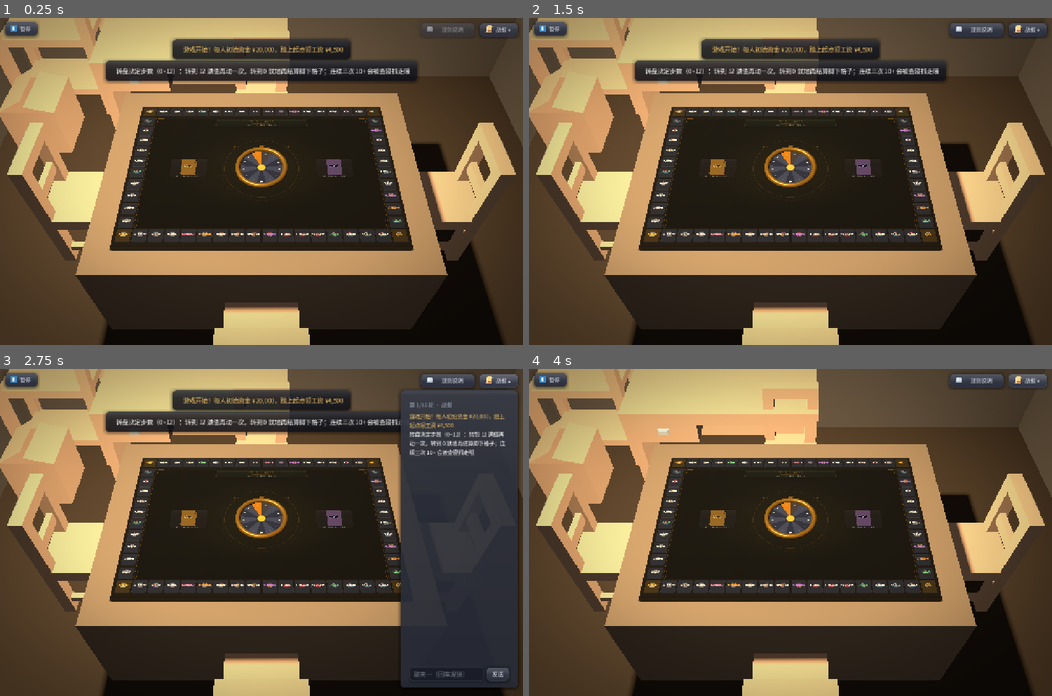
Above: before the commit, frames 1-4 (two rows, left to right).
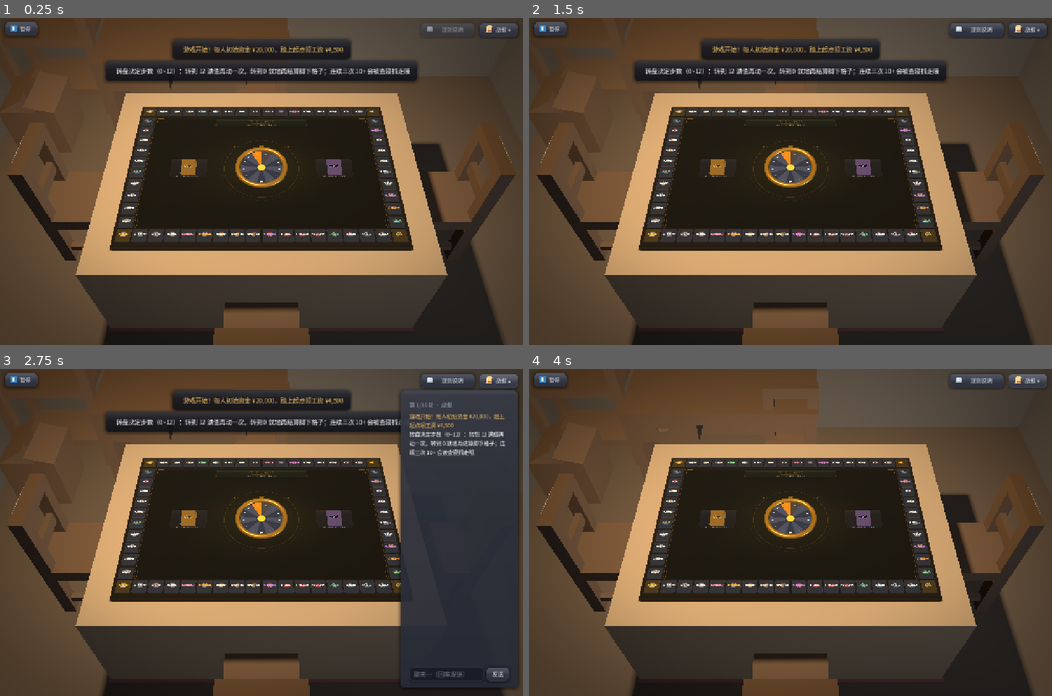
Above: after the commit, the same moments.

Repository: Lousync/dorm-monopoly
Game: Godot game, scene res://scenes/game.tscn
Two runs of this game, one before a commit and one after it. Both use one fixed random seed, a clock stepped at 60 frames per second and the inputs below. This scene is started directly instead of the project's main scene.
Inputs (mouse positions are in pixels of both pictures, inside the frame that each line leads up to):
- Up to frame 1 (0.25 s): no input
- Up to frame 2 (1.5 s): click "暂停" at 0.5 s; click "▶ 继续游戏" at 1.25 s
- Up to frame 3 (2.75 s): click "战报 ▾" at 2 s
- Up to frame 4 (4 s): click (973, 673) at 2.77 s; type "12" at 2.85 s; click "战报 ▴" at 3.5 s

The runs differ from the first frame. In frame 1, 20% of the frame differs, in the area x 0-99%, y 0-100%; in frame 2, 20%; in frame 3, 17%; in frame 4, 24%.
Error in both runs: Out of bounds get index '0' (on base: 'Array') (res://scripts/game.gd:2026)

Commit message:
3D 房间材质与光照收口：家具/椅子换暗木材质 + 桌下地毯 + 不投影的冷补光
Task 7 判图发现"取景合格、材质不合格"：Kenney 那批 .glb 是零贴图的纯平奶白
（baseColorFactor 0.896/0.602/0.393），而屋子是暗木地板 + 灰墙、桌面那圈木纹还带
贴图 ⇒ 家具成了画面里最亮、最没质感的东西，读作"没上材质的占位块"。

- 家具 / 椅子：_paint() 逐个几何实例刷 material_override（不过继，与 _no_shadow
  同一走法），换成与地板同族的暗木调 0.34/0.27/0.21（roughness 0.88 / metallic 0）。
  实测"被照亮的 albedo"比值 0.644（换回奶白是 1.49）⇒ 不再是画面里最亮的东西。
- 墙面压暗 0.42/0.40/0.38 → 0.30/0.285/0.27：家具压暗之后它是画里最亮的平色板，
  而房间在暗环境里、墙一亮就假。不加贴图（22×19.7 的墙上只会变噪点）。
- 桌下地毯 rugRectangle.glb：挂 Room/Rug（不能挂 Furniture —— 那三条断言按它逐件量
  左半侧 / 木桌远边之外 / 两两不相交），尺寸由 _table_half + RUG_MARGIN(0.10) 反算，
  四周离椅子脚印各留 0.05。自带两块材质（面 / 边）按面 set_surface_override_material
  压暗 —— material_override 会把两个面盖成同一个色。
- 不投影的弱补光 Room/FillLight：OmniLight3D（照度尺子只认 omni，换平行光就没人量得动
  它了）放在近侧偏右、高度 0.5（桌面法线朝上 ⇒ 桌面 N·L≈0，竖直的墙 N·L≈1）⇒ 光主要
  落在墙上。实测桌面贡献 0.0494（吊灯直射那份的 6%）。
- layout_test：光线契约从"只有一盏灯"改成"只有一处投影源"；新增"补光对桌面的照度贡献
  ≤ FILL_ON_TABLE_MAX"（0.08，由实测 0.0494 定档）、"家具不再是画面里最亮的东西"
  （FURN_LIT_RATIO_MAX 0.85）、"补光是 OmniLight3D"、地毯四条。每条都变红验证过。
  玩法一行未动（game.gd 未碰）。

Diff:
--- a/scripts/room.gd
+++ b/scripts/room.gd
@@ -1,6 +1,6 @@
 class_name GameRoom
 extends Node3D
-## 3D 房间（一期）：天花板 / 地板 / 四面墙 / 家具 / 四把椅子与名牌 / 吊灯可见几何 / 补光。
+## 3D 房间（一期）：天花板 / 地板 / 四面墙 / 家具 / 四把椅子与名牌 / 地毯 / 补光。
 ##
 ## **只摆位与长相，不碰玩法** —— 与 `table_props.gd` 同一条纪律。
 ## **房间不是对称的**（一期 Task 7 起）：**远半侧**（`z ∈ [-ROOM_D/2, 桌心]`）是玩家看得见的那间屋子，
@@ -9,6 +9,7 @@
 ## 详见 `ROOM_NEAR_EXTRA` 那段。
 ## **一律不投影**：那盏吊灯是全场唯一投影源（见 `table_3d.LAMP_LIGHT_POS`），
 ## 房间多一个投影物件就多一张阴影图，性能与氛围两头不讨好。
+## **补光也不投影**：它是"只有一处投影源"那条契约的另一半（见 `FILL_LIGHT_POS` 那段）。
 ##
 ## 总开关 `ROOM_ENABLED`：置 false 就整层不建，回到"只有桌子"的样子。
 ## 这是本期的保命开关 —— 房间出任何问题都可以先关掉它，不影响对局。
@@ -113,6 +114,37 @@
 var _wall_mat: StandardMaterial3D
 var _floor_mat: StandardMaterial3D
 var _ceil_mat: StandardMaterial3D
+## 家具 / 椅子 / 地毯的材质（**一期 Task 8 Step 0**）。`.glb` 自带的纯平色由
+## `material_override` 整片换掉（见 `_paint` 与 `FURN_ALBEDO`）。
+var _furn_mat: StandardMaterial3D
+
+## ---- 家具与椅子的材质（一期 Task 8 Step 0）----
+##
+## **病因（Task 7 出图实证）**：Kenney 那批 `.glb` 是**零贴图的纯平色**（Task 1 已证），
+## 椅子 / 书桌 / 书架的 `baseColorFactor` 是 `0.896, 0.602, 0.393`（一层奶白偏橘）——
+## 而屋子是**暗木地板 + 灰墙**、桌面那圈木纹还**带贴图**。⇒ 家具成了画面里
+## **最亮、最没质感**的东西，读作"没上材质的占位块"，把画面挤满。
+##
+## **做法**：换成与 `_floor_mat` **同族**的暗木调（同一张 `wood_floor.jpg`），
+## `roughness = 0.88` / `metallic = 0`（`_lit_mat` 里那两条，与地板 / 墙同一档）。
+##
+## **判据（可执行，`layout_test` 钉着）**：**家具的"被照亮的 albedo"必须比桌面暗** ——
+## 同一把照度代理式算出来：`albedo 亮度 × 照度(家具形心) ≤ FURN_LIT_RATIO_MAX × albedo 亮度 × 照度(桌面最暗角)`。
+## 取值 `0.34, 0.27, 0.21`（亮度 **0.281**，对照：换之前的奶白 `0.896/0.602/0.393` 亮度 **0.649**、
+## 木纹外框 `0.62/0.55/0.46` 亮度 **0.558**）⇒ 实测比值 **0.644**；
+## **把材质换回奶白那一档，这一条立刻红**（实测 1.49 — 见 task-8-report 的变红验证表）。
+##
+## **为什么不是更暗**（一度取过 `0.26/0.20/0.16`，实测比值 0.482）：出图比对过两档，
+## 更暗那档在**远端**那张图里家具快与地板糊成一片、读不出是件家具。`0.34/0.27/0.21`
+## 仍是**暗木调**（亮度只有木桌的一半）、仍稳稳压在家具"不许是最亮的东西"那条线之下，
+## 但书桌 / 书架 / 椅背的**形**看得出来了 —— "像样"卡的是这条。
+const FURN_ALBEDO := Color(0.34, 0.27, 0.21)
+## 墙面（`_wall_mat`）。**一期 Task 8 Step 0：0.42/0.40/0.38 → 0.30/0.285/0.27**。
+## 原值在"家具也是奶白"的年代不显眼；家具压暗之后它就是画面里最亮的一面平色板 ——
+## 而**房间在暗环境里，墙一亮就假**（设计 §五 那条）。压到与家具同族的中性暗灰就够，
+## **不再加贴图**：墙上有补光打出的明暗（见 `FILL_LIGHT_POS`），一块压暗的平色板读得出层高，
+## 而加一份"极轻的贴图"在 22 × 19.7 的墙面上只会变成噪点。
+const WALL_ALBEDO := Color(0.30, 0.285, 0.27)
 
 func _make_materials() -> void:
 	_floor_mat = _lit_mat(Color(0.30, 0.26, 0.22), "res://assets/textures/wood_floor.jpg")
@@ -120,8 +152,14 @@
 	# **地板自己的尺寸**算，否则地板一长、木条被拉长 1.28×（`_lit_mat` 里那份是按
 	# `ROOM_W`/`ROOM_D` 写的，那里服务的是墙 / 天花板 —— 它们不带贴图，无所谓）。
 	_floor_mat.uv1_scale = Vector3(ROOM_W / 3.0, (ROOM_D + ROOM_NEAR_EXTRA) / 3.0, 1.0)
-	_wall_mat  = _lit_mat(Color(0.42, 0.40, 0.38), "")   # 白灰墙
+	_wall_mat  = _lit_mat(WALL_ALBEDO, "")
 	_ceil_mat  = _lit_mat(Color(0.34, 0.33, 0.33), "")
+	# 家具 / 椅子：同一张木纹贴图，但**不按房间尺寸重复** —— `_lit_mat` 给的是
+	# `ROOM_W/3 × ROOM_D/3`（每 3 世界单位一轮），那是给整面墙 / 整块地板定的；
+	# 家具是 `_model_aabb` 撑到 8 个单位的小件，按同一个密度贴上去木纹会细成噪点。
+	# 这里取 **1.0**（= 模型自己的 UV 铺一张贴图），与"一件家具一层木纹"的观感一致。
+	_furn_mat = _lit_mat(FURN_ALBEDO, "res://assets/textures/wood_floor.jpg")
+	_furn_mat.uv1_scale = Vector3.ONE
 
 ## 受光的粗糙材质。**不许用 UNSHADED** —— 那会让房间对吊灯与环境光毫无反应、
 ## 变成一块死平的贴图（与 `table_3d._build_table()` 里桌垫那段注释同一个道理）。
@@ -218,6 +256,63 @@
 ## 与 `FURNITURE_ANCHORS` 同为 `static var`、由 `_build_chairs()` 落定时填（房间在原点、无变换，
 ## 局部即世界；`build()` 期不许读全局量，见 `_build_furniture` 那段）。
 static var NAMEPLATE_ANCHORS: Array[Vector3] = []
+
+# ---------------- 地毯（一期 Task 8 Step 0 追加） ----------------
+
+## 地毯模型（Task 1 落地的 25 件之一，CC0）。
+## **它不挂在 `Room/Furniture` 下**（见 `_build_rug`）：那张表是"靠墙摆的家具"，
+## 而 `layout_test` 有三条断言按它逐件量 —— 家具必须在**左半侧**、必须在**木桌远边之外**、
+## 三件两两不相交。一块**居中的地毯**三条全违（它就在桌子正下方、x 从 −4.8 到 +4.8）。
+## ⇒ 单开一个 `Room/Rug` 节点，谁也不挡。
+const RUG_MODEL := "rugRectangle.glb"
+
+## 地毯比**木桌外沿**（连木纹，= `_table_half`）多出来的那一点（世界单位）。
+## **上界由椅子订出来，不是审美**：椅子前沿离木桌外沿 `SEAT_INSET`(0.15) ⇒ 地毯再往外
+## 就伸到椅子脚底下、"坐到地毯上"了（brief 明令不要）。取 **0.10**（= `SEAT_INSET` 的三分之二），
+## 四周各留 0.05 的净空。
+## 注意它**只能是一条窄边**：桌子底座（`table_3d.TableBase`）本身就填满了木桌那两维，
+## 地毯在桌子底下那部分是看不见的，真正露出来的是这一圈 0.10 —— 这正是"把桌子锚在地上"要的。
+const RUG_MARGIN := 0.10
+
+## 地毯压暗系数（乘在模型自带的 `albedo_color` 上，见 `_dim_subtree`）。
+## 模型自带的 `carpet` 是 `0.943, 0.367, 0.343`（一块饱和的砖红）—— 那是 Kenney 展示用的
+## 配色，直接铺进来会是屋子里**最跳的一块色**，与"暗木 + 灰墙"的调性打架。
+## 乘 0.45 ⇒ 面色 `0.42, 0.17, 0.15`、边色 `0.27, 0.13, 0.13`：仍看得出是块**暖色**的地毯
+##（与木色同族、不是灰的），但比地板暗，不抢家具 / 桌面。
+const RUG_DIM := 0.45
+
+# ---------------- 补光（一期 Task 8 Step 3） ----------------
+
+## 一盏**不投影**的弱补光：屋子（墙 / 家具）要有方向感与明暗，而**桌面照度基本不变**。
+##
+## **为什么是 `OmniLight3D` 而不是 `DirectionalLight3D`**：本项目的照度验收尺子是
+## `layout_test._mat_sample_irradiance`，它的公式是**按 omni 衰减写的**（射程形状 +
+## 距离衰减 + 桌面法线朝上的 N·L）。换平行光，那把尺子量不了它 —— "补光不碰桌面"
+## 就只能靠肉眼，正是设计 §五「尺子只能用一把」要避免的事。
+##
+## **位置**（由 `ROOM_W` / `ROOM_D` 推导，不写死）：房间**近侧偏右**。
+## 吊灯在远侧偏左（`table_3d.LAMP_LIGHT_POS` 的 x ≈ −4.13）、家具也全在左半侧
+## ⇒ 补光从**对角**补过来，墙面上才有第二道方向（同侧补 = 只是把吊灯调亮一点）。
+##
+## **高度 0.5 是这里唯一的巧劲**（桌面在 y = 0）：桌面法线朝上，灯只比它高**一点点**
+## ⇒ 桌面吃到的 `N·L = (y灯 − 0) / d` 小到几乎为零，而**竖直的墙**吃到的 N·L 由水平那一维
+## 撑着、几乎不受高度影响 ⇒ 光主要落在墙上、桌面上只剩一点点。
+## **实测（照度代理式）**：桌面采样点最大贡献 **0.0494**，只有吊灯直射那一份（0.79~1.12）的 **6%**
+##（见 `layout_test.FILL_ON_TABLE_MAX` 的注释）。
+## ⚠ **那把尺子量不到墙**：它的 N·L 是按**桌面法线 +Y** 写的，而墙是竖直面 —— 墙那一半只能
+## 靠出图核对（`shots/t8b_dollyfar_table_plain.png` 对 `shots/t7b_dollyfar_table_plain.png`：
+## 远墙从"顶上一条暗带"变成看得见的墙面、且左右有明暗）。
+## **抬高它才是错的那一手**（1.5 → 桌面贡献立刻翻三倍）：补光一高就变成"第二盏吊灯"，
+## 桌面被两盏灯一起打 —— 而桌面那亮度是用户签过字的（批次 13 ⑧）。
+const FILL_LIGHT_POS := Vector3(ROOM_W * 0.36, 0.5, ROOM_D * 0.28)
+## 补光的能量与射程。**衰减指数取 0**（与吊灯同一档）：补光要的是"整间屋子均匀抬一层"，
+## 不是又一个光池。能量 0.45 = 逐次出图调到"墙看得出明暗、但不抢桌面"的那一档。
+const FILL_ENERGY := 0.45
+const FILL_RANGE := 30.0
+## 补光的颜色：**偏冷的一档白**（吊灯是暖橙）。同色补光只是把吊灯调亮一点，
+## 冷暖一对才有"两处光源"的方向感 —— 也就是"窗外透进来的一点天光"。
+## 只偏一点点：偏狠了会与桌面那层暖色叠成灰（设计 §六 对"窗是冷色"那条警告）。
+const FILL_COLOR := Color(0.80, 0.84, 0.92)
 
 func _build_shell() -> void:
 	_make_materials()
@@ -249,6 +344,54 @@
 	_plane("WallE", Vector3( ROOM_W * 0.5, wy, mid_z), Vector2(span_z, h), Vector3(90, -90, 0), _wall_mat, walls)
 	_build_furniture()
 	_build_chairs()
+	_build_rug()
+	_build_fill_light()
+
+## 桌下那块地毯（一期 Task 8 Step 0）。**"把桌子锚在地上"最省的一手，且不挡棋盘**
+##（它整个躺在 `FLOOR_Y` 上、比桌面低 3.7，从取景轨道上任何位置都看不进桌垫）。
+##
+## 摆位一律由 `_table_half`（连木纹外框的半个桌面）与 `RUG_MARGIN` 推导，**不写死尺寸**：
+## 桌子一改（Task 7 那类改动），地毯跟着走。
+## **挂在自己的 `Room/Rug` 下**，理由见 `RUG_MODEL` 那段（`Furniture` 那三条断言会红）。
+func _build_rug() -> void:
+	var packed: PackedScene = load("res://assets/models/%s" % RUG_MODEL)
+	if packed == null:
+		push_warning("房间缺地毯模型：%s（跳过）" % RUG_MODEL)
+		return
+	var root := Node3D.new()
+	root.name = "Rug"
+	add_child(root)
+	var mi := packed.instantiate() as Node3D
+	root.add_child(mi)
+	# 量一次模型的 AABB：① 它的原点在**角上**（实测 `pos (0, 0, -0.92)`）不是中心，
+	# 不居中摆就会整块偏到桌子外面去；② 尺寸要**按目标大小反算缩放**，不能照抄
+	# `FURNITURE_SCALE` —— 这块模型 ×10 之后是 `15.7 × 9.2`，**比整间屋子还大**。
+	var ab := _model_aabb(packed)
+	var c := ab.get_center()
+	var want := (_table_half + Vector2(RUG_MARGIN, RUG_MARGIN)) * 2.0
+	# y 仍按 `FURNITURE_SCALE`（厚度 0.10 —— 一块薄地毯，不是一张纸片）
+	var sy: float = FURNITURE_SCALE
+	var sx: float = want.x / ab.size.x
+	var sz: float = want.y / ab.size.z
+	mi.scale = Vector3(sx, sy, sz)
+	# 底面留在 `FLOOR_Y`（模型的基点本来就在脚底，实测 AABB 的 min.y = 0）
+	mi.position = Vector3(-c.x * sx, FLOOR_Y, -c.z * sz)
+	_no_shadow(mi)
+	_dim_subtree(mi, RUG_DIM)
+
+## 那盏不投影的补光（一期 Task 8 Step 3，见 `FILL_LIGHT_POS`）。
+## **`shadow_enabled = false` 是硬要求**：全场只许有一处投影源（吊灯），
+## 第二张阴影图 = 性能与氛围两头不讨好（`layout_test` 那条"只有一处投影源"钉着它）。
+func _build_fill_light() -> void:
+	var fill := OmniLight3D.new()
+	fill.name = "FillLight"
+	fill.position = FILL_LIGHT_POS
+	fill.light_color = FILL_COLOR
+	fill.light_energy = FILL_ENERGY
+	fill.omni_range = FILL_RANGE
+	fill.omni_attenuation = 0.0
+	fill.shadow_enabled = false
+	add_child(fill)
 
 ## 家具摆位。**外壳的一部分**（`build()` 只认外壳那一层，这里不再往外挂别的入口）。
 ## 缺模型时 `load()` 给 null ⇒ `push_warning` 跳过，而测试里"至少三件家具"那条会红
@@ -280,12 +423,51 @@
 		# **模型自带的几何实例要逐个关投影** —— instantiate 出来的节点不继承父级的 shadow 设置，
 		# 这是本项目最容易漏关阴影的地方（`layout_test` 那条"房间物件一律不投影"就是为了兜住它）。
 		_no_shadow(mi)
+		# **换掉 `.glb` 自带的纯平奶白**（一期 Task 8 Step 0，见 `FURN_ALBEDO`）。
+		_paint(mi, _furn_mat)
 
 ## 一棵子树里的几何实例**逐个关投影**（房间的纪律：全场唯一投影源是那盏吊灯）。
 ## 为什么要走一遍而不是继承：`instantiate()` 出来的节点不继承父级的 shadow 设置。
 static func _no_shadow(root: Node) -> void:
 	for n in root.find_children("*", "GeometryInstance3D", true, false):
 		(n as GeometryInstance3D).cast_shadow = GeometryInstance3D.SHADOW_CASTING_SETTING_OFF
+
+## 一棵子树里的几何实例**逐个换材质**（一期 Task 8 Step 0）。
+## 与 `_no_shadow` 同一条理由：`material_override` **不过继** —— 挂在父 `Node3D` 上不会往
+## 子节点传，`.glb` 的几何挂在各自的 `MeshInstance3D` 上（还常常是嵌套的）⇒ 必须逐个走一遍。
+## 这不是"改不动原材质"的权宜：Kenney 的模型本来就是**用 `material_override` 换色**的用法
+##（它自带的那份纯平色只是默认值）。
+static func _paint(root: Node, mat: Material) -> void:
+	for n in root.find_children("*", "GeometryInstance3D", true, false):
+		(n as GeometryInstance3D).material_override = mat
+
+## 一棵子树里的几何实例**按系数压暗自己的材质**（地毯用，见 `RUG_DIM`）。
+##
+## 为什么不照家具那样一刀 `_paint()` 成单色：**地毯有两份材质**（`carpet` 面色 + `carpetDarker`
+## 边色，模型自带），一刀切成单色就把"面 / 边"的分工抹平了 —— 而那条深色边正是让它读作
+## "一块地毯"而不是"地上一个色块"的东西。
+##
+## ⚠ **必须用 `set_surface_override_material(面号, …)` 而不是 `material_override`**：
+## `material_override` 是**一个材质盖住所有面**（实测：地毯两个面被盖成同一个色），
+## 按面覆盖才保得住模型自带的分工。
+## 复制一份再改：`instantiate()` 出来的材质与 `PackedScene` **共用同一份资源**，
+## 直接改会污染缓存里的那份（同一场景第二次实例化就带着上一次的改动）。
+static func _dim_subtree(root: Node, factor: float) -> void:
+	for n in root.find_children("*", "GeometryInstance3D", true, false):
+		var gi := n as GeometryInstance3D
+		if gi is not MeshInstance3D:
+			continue
+		var mesh := (gi as MeshInstance3D).mesh
+		if mesh == null:
+			continue
+		for s in mesh.get_surface_count():
+			var src := gi.get_active_material(s) as BaseMaterial3D
+			if src == null:
+				continue
+			var m := src.duplicate() as BaseMaterial3D
+			m.albedo_color = Color(m.albedo_color.r * factor, m.albedo_color.g * factor,
+				m.albedo_color.b * factor, m.albedo_color.a)
+			gi.set_surface_override_material(s, m)
 
 # ---------------- 四把椅子（一期 Task 5） ----------------
 
@@ -343,6 +525,8 @@
 		# 这正是 `layout_test` 那条"站在地板上"量的东西）。
 		mi.position = Vector3(-c.x * FURNITURE_SCALE, 0.0, -c.z * FURNITURE_SCALE)
 		_no_shadow(mi)
+		# 椅子与家具**同一份材质**（一期 Task 8 Step 0）：屋里出现两种木色会读成"随手凑的"。
+		_paint(mi, _furn_mat)
 		_make_nameplate(seat, ab, half_z)
 
 ## 椅背名牌：一块薄牌 + 一行名字，挂在**椅背**上（座位框的 −z 侧 —— 模型自己的背在 −z）。
--- a/tests/layout_test.gd
+++ b/tests/layout_test.gd
@@ -3,6 +3,42 @@
 ## godot --headless --path . --script tests/layout_test.gd
 
 var fails := 0
+
+# ---------------- 阈值常量（一期 Task 8 新增；与光照 / 材质那几条断言同源） ----------------
+#
+# **写法照批次 13 ⑦⑧ 那条**（"1.4 是设计给的界；本档实测 1.27"）：先实测、再定档，
+# 实测过程与实测值写在这里 —— 光写一个数、不写它是怎么来的，下一个人只能猜。
+
+## 补光对**桌面采样点**的照度贡献上限（照度代理式口径，`_mat_sample_irradiance`）。
+##
+## 这是 Task 8 的**新增断言**用到的阈值，设计稿 §十二 待核 #4 只写了"照度代理式实测后定"，
+## 没写数 —— 所以这里是**实测定的档**：
+##   * 补光 = `room.gd.FILL_LIGHT_POS`（`22×0.36, 0.5, 18×0.28`）、能量 0.45、射程 30、指数 0；
+##   * 桌面采样点 = 桌垫四角 + 中心（与上面"桌面均匀"那条**同一组点**、**同一把尺子**）；
+##   * **本档实测 fill_max = 0.0494**（最亮那一点是近右侧那个桌角 —— 补光在近侧偏右）。
+## 取 **0.08**（≈ 实测的 1.6 倍，留一点余量给"补光颜色 / 色温微调"这类不改变落点的改动）。
+##
+## **它防的是什么**：补光一旦被调强 / 调高，桌面会被**第二盏灯**一起打 ——
+## 而桌面那亮度是用户签过字的（批次 13 ⑧「桌面各位置亮度一致」）。
+## 对照：把 `FILL_ENERGY` 从 0.45 提到 1.0 ⇒ 实测 0.110 > 0.08 **立刻红**（见 task-8-report 的
+## 变红验证表）。**别拿它当"补光总能量上限"读**：它量的是**落在桌面上**的那一份，
+## 补光挪远 / 压低都能在"总能量更大"的同时把这一份压小（这正是 `FILL_LIGHT_POS.y = 0.5` 干的事）。
+const FILL_ON_TABLE_MAX := 0.08
+
+## 家具的"被照亮的 albedo"相对**桌面最暗那个采样点**的比值上限。
+##
+## 判据的由来（Task 8 Step 0）：家具必须是屋里**不再是画面里最亮的东西**。
+## **同一把照度代理式**（设计 §五）：`albedo 亮度 × 照度(家具形心)` 对
+## `木桌 albedo 亮度 × 照度(桌面最暗那个角)` —— 拿桌面的**最暗**处去比，是**故意从严**。
+##   * 换材质**之前**（Kenney 自带的纯平奶白 `0.896, 0.602, 0.393`，albedo 亮度 **0.649**）：
+##     实测比值 **1.49** ⇒ 家具确实比被照亮的桌面更亮（这就是出图上那些"发亮的积木"）；
+##   * 换成暗木调（`room.gd.FURN_ALBEDO`，albedo 亮度 **0.281**；木桌 albedo 亮度 0.558）之后：
+##     实测 **0.644**（最亮那一件是左近那把椅子，0.372 —— 它离灯最近）。
+## 取 **0.85**（比实测松 1.3 倍，比"换回奶白"那一档紧 1.8 倍 —— 两头都留了余量，
+## 而它**真会红**：把 `FURN_ALBEDO` 改回 `Color(0.896, 0.602, 0.393)`，这条立刻红）。
+## **别再把它收紧回 0.70**：一度取过 0.70（当时家具更暗、实测 0.482），但更暗那档在出图上
+## 家具与地板糊成一片 —— 放宽到这里是为了给"看得清是件家具"留位置（见 `FURN_ALBEDO` 那段）。
+const FURN_LIT_RATIO_MAX := 0.85
 
 func _initialize() -> void:
 	create_timer(0.1).timeout.connect(_run)
@@ -75,6 +111,40 @@
 	var decay: float = pow(maxf(d, 0.0001), -light.omni_attenuation)
 	var cos_i: float = clampf((light.global_position.y - p.y) / d, 0.0, 1.0)  # N·L（N = 桌面法线 +Y）
 	return light.light_energy * shape * decay * cos_i + ambient
+
+## 一棵子树里**所有几何实例的材质 albedo 亮度中最亮的那个**（一件材质都找不到给 -1）。
+##
+## 为什么从材质上读、不读 `GameRoom.FURN_ALBEDO`：读常量等于把实现重述一遍 ——
+## 材质改成什么颜色都照样过，那正是本文件反复警告的"永真断言"。
+## **`material_override` 优先**（`room.gd._paint()` 就是往那儿刷的）；没有就退回面 0 的实际材质。
+func _subtree_albedo_lum(root: Node) -> float:
+	var mx := -1.0
+	for n in root.find_children("*", "GeometryInstance3D", true, false):
+		var g := n as MeshInstance3D
+		if g == null:
+			continue
+		var m := g.material_override as StandardMaterial3D
+		if m == null and g.mesh != null and g.mesh.get_surface_count() > 0:
+			m = g.get_active_material(0) as StandardMaterial3D
+		if m == null:
+			continue
+		mx = maxf(mx, m.albedo_color.get_luminance())
+	return mx
+
+## 一棵子树里所有几何实例的世界 AABB 的并集（一件都量不到给空 AABB）。
+## 口径与"家具整体落在房间里"那几条**同一条**（逐个 `GeometryInstance3D` 的 AABB 过自己的
+## 世界变换再并起来），不另立一套。
+func _subtree_world_aabb(root: Node) -> AABB:
+	var out := AABB()
+	var got := false
+	for n in root.find_children("*", "GeometryInstance3D", true, false):
+		var g := n as MeshInstance3D
+		if g == null or g.mesh == null:
+			continue
+		var a: AABB = g.global_transform * g.mesh.get_aabb()
+		out = a if not got else out.merge(a)
+		got = true
+	return out
 
 ## 【批次 12 A1 删除】原先这里有个 `_shade_screen_bbox(t3, shade)`：把灯罩当成"底口半径 × 罩高"
 ## 的盒子投影到屏幕，用来判"台灯还看得见吗"。灯罩已随 A1 整体删除（`Lamp` 节点不存在了），
@@ -470,6 +540,40 @@
 			_check(inside == 0, "四把椅子都在木桌之外（埋进桌子里的是 %d 把；木桌半宽 %.2f / 半深 %.2f）"
 				% [inside, wood_hw, wood_hd])
 
+			# ---- 一期 Task 8 Step 0：桌下那块地毯 ----
+			# 四条一起钉（brief Step 0 第 3 条要求"铺在桌子底下、盖住桌子足迹、**不压到椅子的座位区**"）：
+			#   ① 它**不挂在 `Room/Furniture` 下** —— 那是"靠墙家具"那张表，三条断言按它逐件量
+			#      （左半侧 / 木桌远边之外 / 两两不相交），居中的地毯三条全违。谁把它挪回去，这几条先红；
+			#   ② 躺在 `FLOOR_Y` 上、且是**一块薄片**（不是一堵墙）；
+			#   ③ **盖住木桌那两维**（`WOOD_HALF_W/D`）—— 少了它，地毯缩到桌子底下就"看不见"了
+			#      （而"把桌子锚在地上"正是要它露出来那一圈）；
+			#   ④ **一寸都不许压到椅子** —— 用**量的**椅子 AABB（`stand_boxes`，同上一段那四块），
+			#      不读 `SEAT_INSET`：读常量等于把摆位实现重述一遍（摆位一改就静默失效）。
+			# **变红验证**：把 `room.RUG_MARGIN` 从 0.10 提到 0.30 ⇒ ④ 立刻红（地毯伸进椅子脚印）。
+			var rug: Node3D = room.get_node_or_null("Rug") as Node3D
+			var rb: AABB = _subtree_world_aabb(rug) if rug != null else AABB()
+			_check(rug != null and rug.get_parent() == room,
+				"地毯挂在 `Room/Rug` 下（不在 `Furniture` 里 —— 那张表是「靠墙家具」，居中的地毯会违三条断言）")
+			_check(rug != null and absf(rb.position.y - GameRoom.FLOOR_Y) < 0.01 and rb.size.y < 0.5,
+				"地毯铺在 FLOOR_Y=%.2f 上、且是一块薄片（底面 y=%.3f / 厚 %.3f）"
+					% [GameRoom.FLOOR_Y, rb.position.y, rb.size.y])
+			_check(rb.position.x <= -t3.WOOD_HALF_W and rb.end.x >= t3.WOOD_HALF_W \
+					and rb.position.z <= -t3.WOOD_HALF_D and rb.end.z >= t3.WOOD_HALF_D,
+				"地毯盖住木桌那两维（地毯 x ∈ [%.2f, %.2f] / z ∈ [%.2f, %.2f] ⊇ 木桌半宽 %.2f / 半深 %.2f）"
+					% [rb.position.x, rb.end.x, rb.position.z, rb.end.z,
+						t3.WOOD_HALF_W, t3.WOOD_HALF_D])
+			var rug_hit := 0
+			var rug_log := ""
+			if seat_root != null:
+				for i_r in 4:
+					var bn_r: Node3D = seat_root.get_child(i_r)
+					var cb_r: AABB = stand_boxes.get(bn_r.name, AABB())
+					if cb_r.size != Vector3.ZERO and rb.intersects(cb_r):
+						rug_hit += 1
+						rug_log += "%s " % bn_r.name
+			_check(rug_hit == 0,
+				"地毯不压到任何一把椅子（压到 %d 把：%s —— 地毯大一圈就「坐到地毯上」了）" % [rug_hit, rug_log])
+
 	# ---- 批次 6 Task 1 → 批次 13 ⑦⑧：台灯（唯一主光源）+ 桌面照度均匀 ----
 	# 观感的主角仍是**光**：全场只有一盏 `OmniLight3D`（`lamp_light`），它同时是**唯一**的
 	# 投影源（手牌 / 牌堆 / 转盘 / 棋子 / 房子的影子全来自它）。可执行的判据：
@@ -507,12 +611,21 @@
 	if lamp_l == null:
 		_check(false, "光源缺了，下面那组断言整段跳过")
 	else:
-		# 全场唯一的 Light3D：**别留下第二盏会投影的灯**（第二盏 = 多一张阴影图 + 氛围被拆开）
+		# 全场唯一的光源：**别留下第二盏会投影的灯**（第二盏 = 多一张阴影图 + 氛围被拆开）
 		var lights: Array = []
 		for n in t3.find_children("*", "Light3D", true, false):
 			lights.append(n)
-		_check(lights.size() == 1 and lights[0] == lamp_l,
-			"全场只有台灯这一盏灯（实得 %d 盏）" % lights.size())
+		# 【一期 Task 8】从"只有一盏灯"改成"**只有一处投影源**" —— 房间需要补光（`Room/FillLight`，
+		# 见 `room.gd.FILL_LIGHT_POS`），但**投影必须仍然唯一**：第二张阴影图 = 性能与氛围
+		# 两头不讨好（那盏吊灯仍是手牌 / 牌堆 / 转盘 / 棋子 / 房子所有影子的唯一来源）。
+		# ⚠ **这不是放宽**：原来那条"只有一盏灯"守的就有一半是这件事，而"灯共几盏"这一半
+		# 没有变松 —— 它被下面那条"补光不碰桌面"接住了（多出来的灯必须证明自己没碰桌面）。
+		var casters: Array = []
+		for n in lights:
+			if (n as Light3D).shadow_enabled:
+				casters.append(n)
+		_check(casters.size() == 1 and casters[0] == lamp_l,
+			"全场只有一处投影源（实得 %d 处；灯共 %d 盏）" % [casters.size(), lights.size()])
 		_check(lamp_l.shadow_enabled, "台灯开着阴影（手牌 / 牌堆才投得出影子）")
 		_check(lamp_l.light_color.r > lamp_l.light_color.b + 0.1, "台灯是暖色（r 明显大于 b）")
 		var lp: Vector3 = lamp_l.global_position
@@ -575,6 +688,12 @@
 		_check(i_max / i_min <= 1.4,
 			"桌面各位置亮度一致（最高 %.3f / 最低 %.3f = %.2f ≤ 1.4，含环境光 %.3f —— 用户 ⑧）"
 				% [i_max, i_min, i_max / i_min, amb_irr])
+		# 【一期 Task 8 注】本条的求和**只有吊灯 + 环境光两项**（`lamp_l` 的直射 + 与位置无关的
+		# 环境光那一份）——**没有把房间那盏补光算进来**。补光是本批新加的，本条是用户签过字的
+		# 契约、语义不动；**补光落在桌面上的那一小份由下面那条"补光对桌面的照度贡献 ≤
+		# `FILL_ON_TABLE_MAX`"单独封顶**（实测 0.0494，只有吊灯直射那份 0.79~1.12 的 6%）。
+		# 两条合起来才等于"桌面亮度不许被偷改"：**改补光时别只看这一条**
+		#（把 `FILL_ENERGY` 提到 1.0 ⇒ 本条仍绿 1.27、下面那条红 —— 实跑验证过）。
 		# ② **灯仍是主角、且够亮**（把 ① 里与位置无关的环境光那一份摘掉，单看直射）。
 		#    少了这条，"环境光抬到 0.75 + 灯只给一点点"也能把 ① 糊过去（而那不是"一盏灯照亮桌面"）。
 		#    本档实测 **0.85 ~ 1.12**：下界 0.5 挡"能量塌掉 / 射程被收小 / 光被挪远"，
@@ -583,6 +702,86 @@
 			"灯的直射照度在采用档位附近（最低 %.3f ≥ 0.5、最高 %.3f ≤ 1.8 —— 能量 %.2f / 射程 %.1f / 指数 %.2f）"
 				% [i_light_min, i_light_max, lamp_l.light_energy, lamp_l.omni_range,
 					lamp_l.omni_attenuation])
+
+		# ---- 一期 Task 8 新增 ①：**补光不许改掉桌面** ----
+		# 房间那一盏补光（`Room/FillLight`，不投影）是为了给墙 / 家具方向感与明暗；它**不许**
+		# 顺手把批次 13 ⑧ 那条"桌面各位置亮度一致"改掉（那是用户签过字的）。用**同一把照度代理式**
+		# 量它落在桌面采样点上的那一点贡献（设计 §五「尺子只能用一把」—— 这里**不许**改成
+		# "屏幕取像素"，那会变成第二把尺子）。
+		# 阈值 `FILL_ON_TABLE_MAX` 的取值口径见它的声明处（先实测、再定档）。
+		var fill_max := 0.0
+		var fill_non_omni := ""
+		for n in lights:
+			if n == lamp_l:
+				continue
+			# 照度代理式是按 **omni** 写的（射程形状 + 距离衰减 + 桌面法线朝上的 N·L）——
+			# 补光换成平行光，这把尺子就量不了它，"不碰桌面"只剩肉眼（那正是要避免的）。
+			var nl := n as OmniLight3D
+			if nl == null:
+				fill_non_omni = String((n as Node).name)
+				continue
+			for p in samples:
+				fill_max = maxf(fill_max, _mat_sample_irradiance(nl, p, 0.0))
+		_check(fill_non_omni == "",
+			"补光是 OmniLight3D（照度代理式只认 omni；实得「%s」—— 换平行光就没人量得动它了）"
+				% fill_non_omni)
+		_check(fill_max <= FILL_ON_TABLE_MAX,
+			"补光对桌面的照度贡献 ≤ %.2f（实得 %.4f，灯共 %d 盏 —— 超了就是把批次 13 ⑧ 的"
+				% [FILL_ON_TABLE_MAX, fill_max, lights.size()]
+				+ "「桌面均匀」偷偷改掉了）")
+
+		# ---- 一期 Task 8 新增 ②：**家具不再是画面里最亮的东西** ----
+		# 病（Task 7 出图实证）：Kenney 那批 `.glb` 是**零贴图的纯平奶白**，而屋子是暗木 + 灰墙、
+		# 桌面那圈木纹还**带贴图** ⇒ 家具成了画面里最亮、最没质感的东西，读作"没上材质的占位块"。
+		# 判据 = **"被照亮的 albedo"**：每件家具的 albedo 亮度 × 它自己那点照度，必须比
+		# **桌面最暗那个采样点**的同一笔更暗 —— 也就是"家具连桌面最暗的那一角都比不过"，
+		# 这正是"不再是画面里最亮的东西"的保守写法（拿桌面的**最暗**处去比，是故意从严）。
+		# albedo **从材质上读**（不读 `GameRoom.FURN_ALBEDO`：读常量等于把实现重述一遍，
+		# 材质改成什么色都照样过 —— 本文件反复警告的那类永真断言）。
+		var fur_lit := 0.0
+		var fur_lum := -1.0
+		var fur_n := 0
+		var fur_log := ""
+		var fur_roots: Array = []
+		if room != null:
+			var furn8: Node = room.get_node_or_null("Furniture")
+			if furn8 != null:
+				fur_roots.append_array(furn8.get_children())
+			var seats8: Node = room.get_node_or_null("Seats")
+			if seats8 != null:
+				for s in seats8.get_children():
+					for ch in (s as Node).get_children():
+						if ch.name != "Nameplate":      # 名牌是另一码事（棋子色，故意的亮）
+							fur_roots.append(ch)
+		var wood_lum := 0.0
+		var wm8 := t3.wood_mesh.material_override as StandardMaterial3D
+		if wm8 != null:
+			wood_lum = wm8.albedo_color.get_luminance()
+		for n in fur_roots:
+			var lum := _subtree_albedo_lum(n)
+			if lum < 0.0:
+				continue
+			fur_n += 1
+			fur_lum = maxf(fur_lum, lum)
+			# 采样点 = 这一件**世界 AABB 的形心**（形心随家具怎么摆怎么变，不另立一套坐标）
+			var wb8 := _subtree_world_aabb(n)
+			if wb8.size == Vector3.ZERO:
+				continue
+			var lit8: float = lum * _mat_sample_irradiance(lamp_l, wb8.get_center(), amb_irr)
+			fur_log += "%s:%.3f " % [n.name, lit8]
+			fur_lit = maxf(fur_lit, lit8)
+		# 桌面那一笔 = **最暗的那个采样点**（同一把代理式、同一组采样点）
+		var tab_lit := INF
+		for p in samples:
+			tab_lit = minf(tab_lit, wood_lum * _mat_sample_irradiance(lamp_l, p, amb_irr))
+		_check(fur_n >= 7 and wood_lum > 0.0,
+			"（前提）家具与椅子都量得到材质与尺寸（%d 件；木桌 albedo 亮度 %.3f）" % [fur_n, wood_lum])
+		var lit_ratio: float = fur_lit / maxf(tab_lit, 0.0001)
+		_check(lit_ratio <= FURN_LIT_RATIO_MAX,
+			"家具不再是画面里最亮的东西：最亮的家具 albedo × 照度 %.4f ≤ %.2f × 桌面最暗那个角 %.4f"
+				% [fur_lit, FURN_LIT_RATIO_MAX, tab_lit]
+				+ "（实得比值 %.3f，家具 albedo 亮度 %.3f ≤ 木桌 %.3f；逐件 %s）"
+				% [lit_ratio, fur_lum, wood_lum, fur_log])
 		# 光**不许压在棋盘上**：它的平面落点要在**桌垫窗口之外**
 		#（窗口 = 棋盘 + 一圈留白；压在窗口里就成了"棋盘上方的灯"）。
 		# **批次 12 A1**：原先这里查的是"灯杆 / 灯罩 / 光源三个都不在窗口内"（实物已删），
